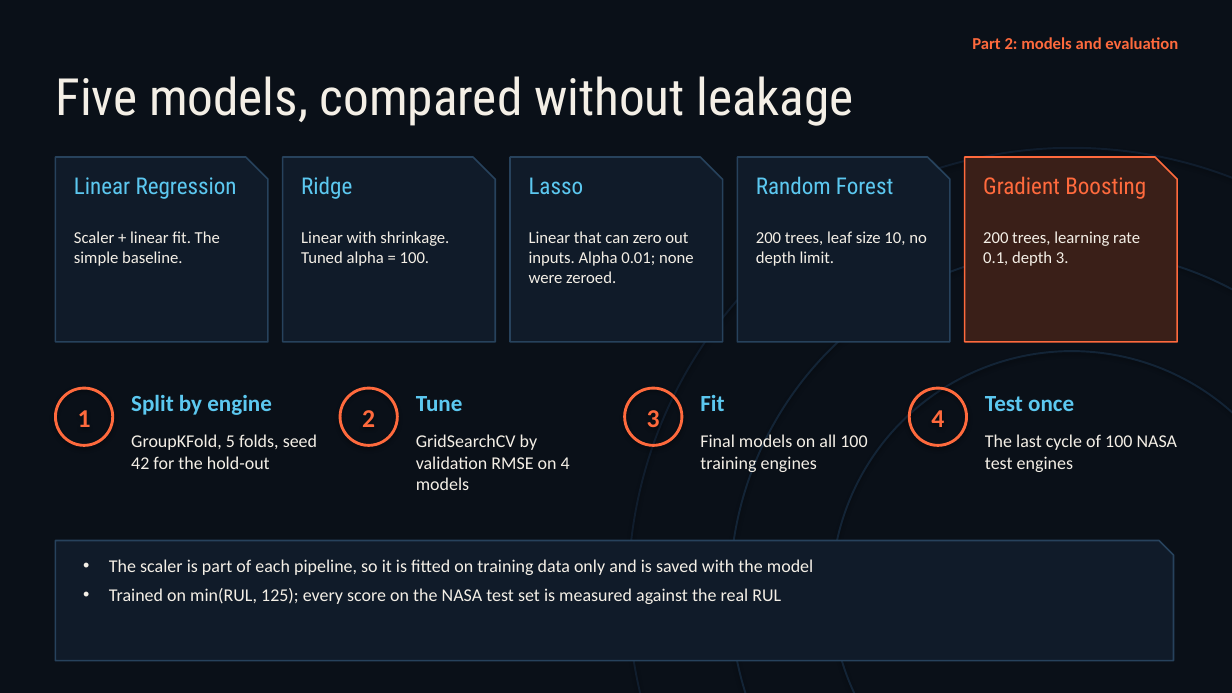
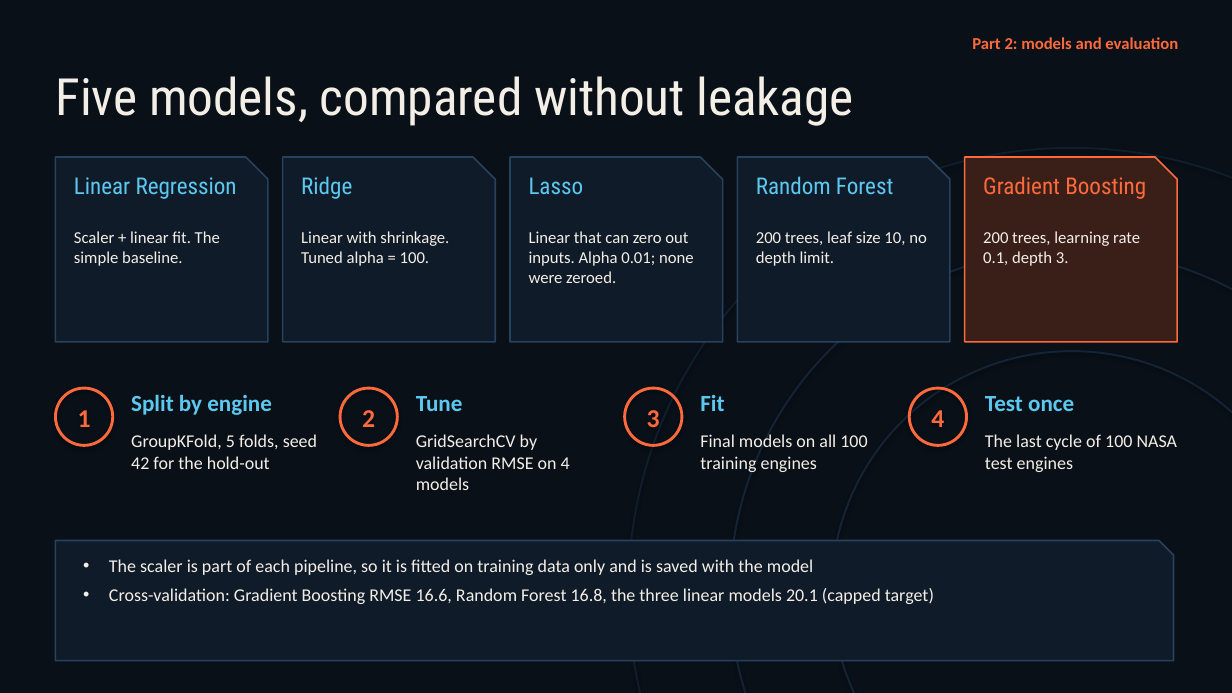
Before and after one commit to Shog7777/engine-rul-project, a slide deck: slide 6 of Presentation/Engine-RUL-Presentation.pptx (slide 15 before the commit). Drawn at 1232x693 pixels with LibreOffice and Linux fonts; fonts in the diff are those of the drawing. Boxes give left, top, right and bottom in pixels: in the first picture for what was removed or moved away, otherwise in the second. Text is boxed around its words. In the diff, an @@ line names an element or a change of style, - is before the commit and + after.

```diff
--- a/Presentation/Engine-RUL-Presentation.pptx
+++ b/Presentation/Engine-RUL-Presentation.pptx
@@ text at [109, 588, 934, 604]: text changed @@
-• Trained on min(RUL, 125); every score on the NASA test set is measured against the real RUL
+• Cross-validation: Gradient Boosting RMSE 16.6, Random Forest 16.8, the three linear models 20.1 (capped target)
```
Also in this commit, not shown: 5 other slides changed, 2 slides added, 19 slides removed, 1 other file.
